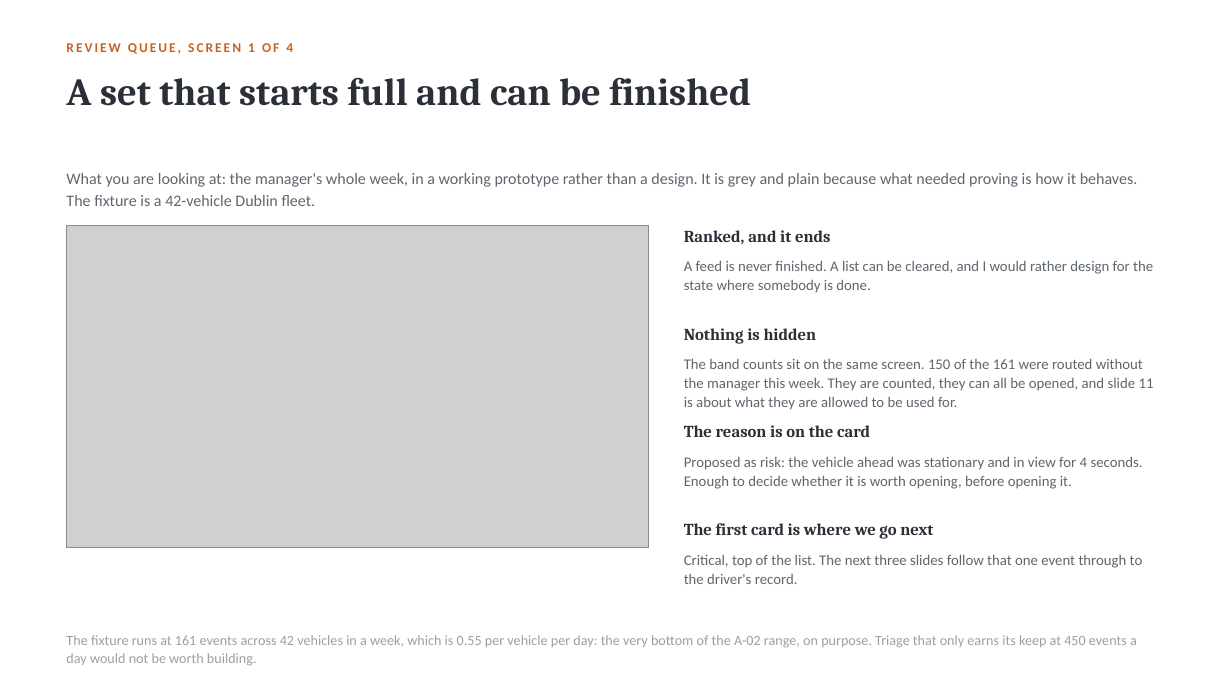
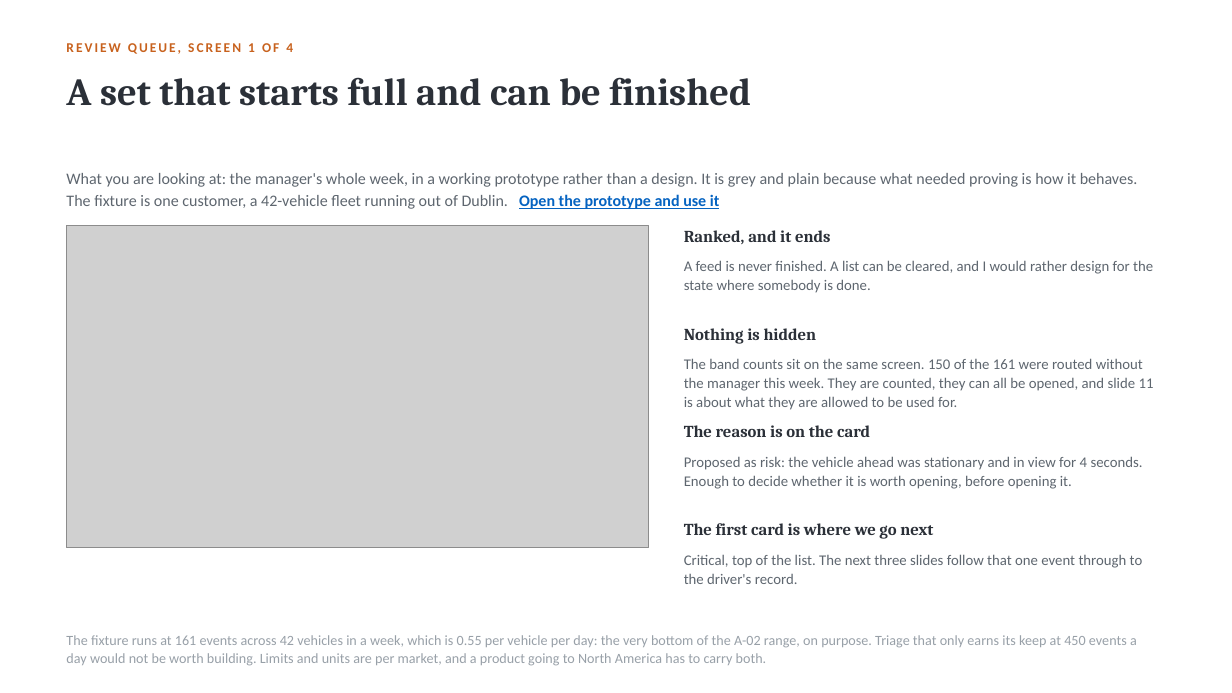
Before and after one commit to dannydaley76/cameramatics-product-brain, a slide deck: slide 8 of deck/cameramatics-danny-daley.pptx. Drawn at 1232x693 pixels with LibreOffice and Linux fonts; fonts in the diff are those of the drawing; grey boxes stand for pictures. Boxes give left, top, right and bottom in pixels: in the first picture for what was removed or moved away, otherwise in the second. Text is boxed around its words. In the diff, an @@ line names an element or a change of style, - is before the commit and + after.

```diff
--- a/deck/cameramatics-danny-daley.pptx
+++ b/deck/cameramatics-danny-daley.pptx
@@ text at bbox=[66, 173, 1138, 209]: text changed @@
-What you are looking at: the manager's whole week, in a working prototype rather than a design. It is grey and plain because what needed proving is how it behaves. The fixture is a 42-vehicle Dublin fleet.
+What you are looking at: the manager's whole week, in a working prototype rather than a design. It is grey and plain because what needed proving is how it behaves. The fixture is one customer, a 42-vehicle fleet running out of Dublin. Open the prototype and use it
@@ text at bbox=[66, 635, 1137, 666]: text changed @@
-The fixture runs at 161 events across 42 vehicles in a week, which is 0.55 per vehicle per day: the very bottom of the A-02 range, on purpose. Triage that only earns its keep at 450 events a day would not be worth building.
+The fixture runs at 161 events across 42 vehicles in a week, which is 0.55 per vehicle per day: the very bottom of the A-02 range, on purpose. Triage that only earns its keep at 450 events a day would not be worth building. Limits and units are per market, and a product going to North America has to carry both.
```
Also in this commit, not shown: 6 other slides changed, 5 other files.
